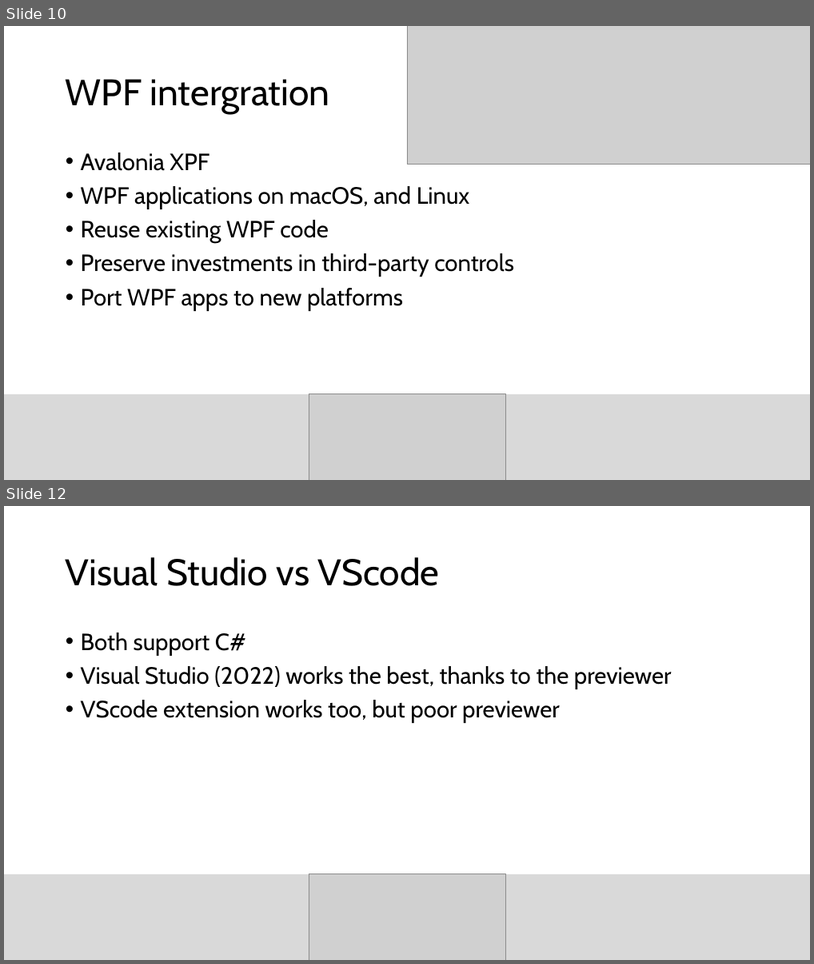
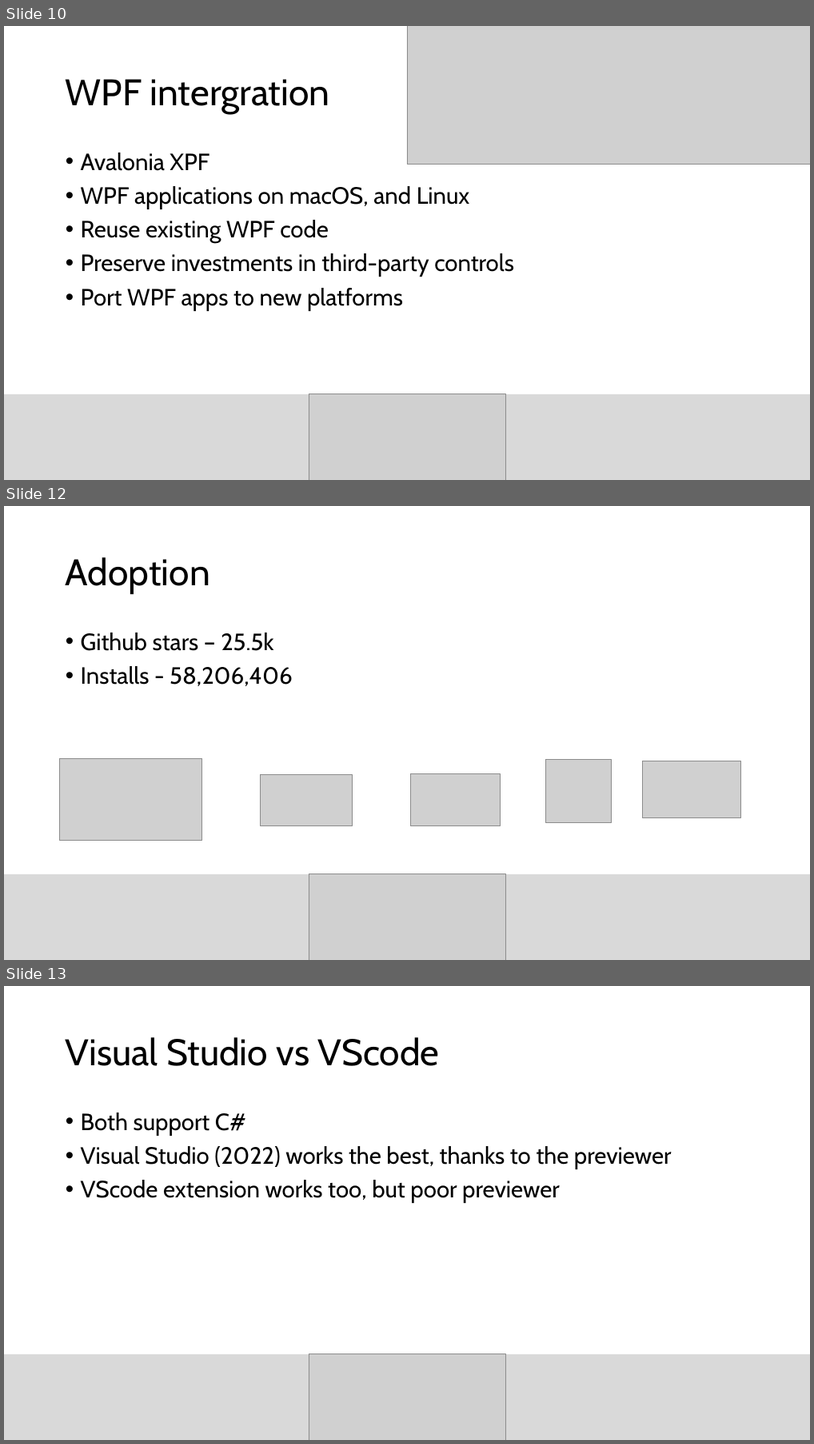
Before and after one commit to sebivenlo/esd-2024-avaloniaui, a slide deck: presentation/AvaloniaUI_presentation.pptx. Shown one above the other, each under a label of ours: slides 10 and 12 before the commit, slides 10, 12 and 13 after it; the slides between them are not shown. The pictures are 814x964 and 814x1444 pixels, drawn with LibreOffice and Linux fonts; fonts in the diff are those of the drawing; grey boxes stand for pictures. Boxes give left, top, right and bottom in pixels: in the first picture for what was removed or moved away, otherwise in the second. Text is boxed around its words. In the diff, an @@ line names an element or a change of style, - is before the commit and + after.

```diff
--- a/presentation/AvaloniaUI_presentation.pptx
+++ b/presentation/AvaloniaUI_presentation.pptx
@@ slide 12 added at bbox=[4, 506, 810, 960], background #FFFFFF @@
@@ title added at bbox=[66, 557, 210, 594], 44 pt, text #000000 @@
+Adoption
@@ text added at bbox=[81, 632, 293, 686], 28 pt, text #000000 @@
+• Github stars – 25.5k
+• Installs - 58,206,406
@@ picture added at bbox=[60, 758, 202, 840] @@
@@ picture added at bbox=[546, 760, 611, 823] @@
@@ picture added at bbox=[643, 760, 742, 817] @@
@@ picture added at bbox=[261, 775, 353, 826] @@
@@ picture added at bbox=[410, 774, 501, 826] @@
@@ rectangle added at bbox=[4, 874, 810, 960], fill #D9D9D9 @@
@@ picture added at bbox=[309, 874, 506, 960] @@
@@ what was slide 12 is now slide 13 @@
```
Also in this commit, not shown: 5 slides changed.
